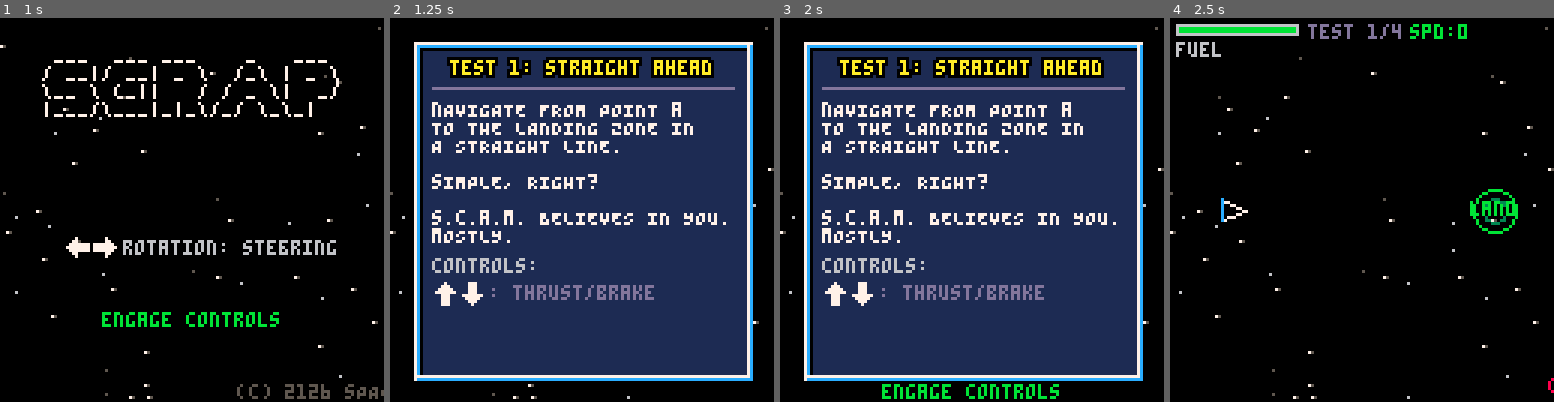
Above: before the commit, frames 1-4 (left to right).
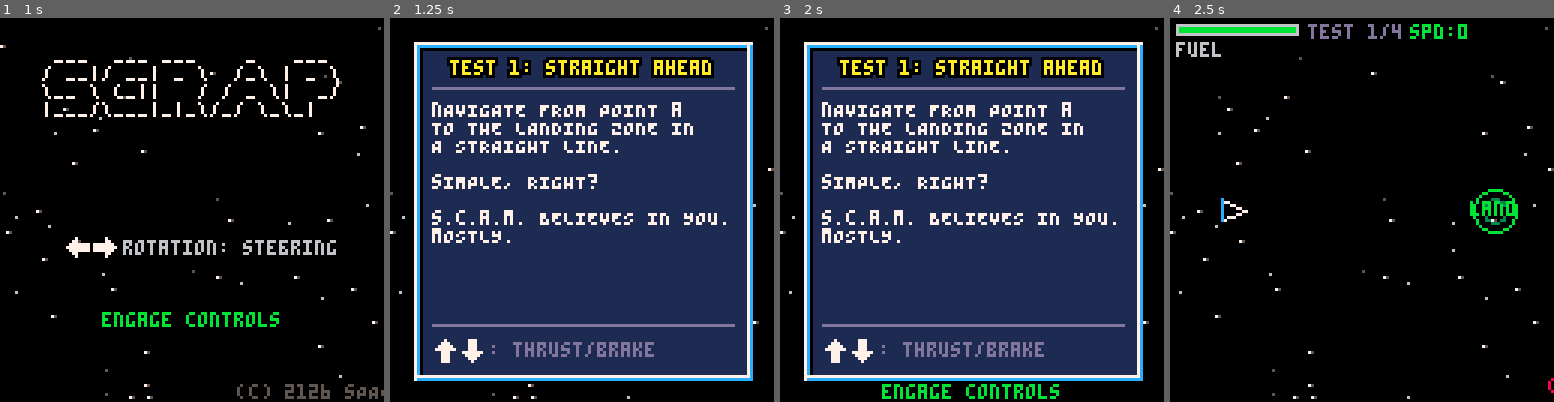
Above: after the commit, the same moments.

Repository: Dhebug/S.C.R.A.P.
Game: PICO-8 cartridge scrap.p8
Two runs of this game, one before a commit and one after it. Both use one fixed random seed, a clock stepped at 60 frames per second and the inputs below.
Inputs:
- Up to frame 1 (1 s): tap X (X key) at 0.33 s; tap O (Z key) at 0.7 s
- Up to frame 2 (1.25 s): tap X (X key) at 1.07 s
- Up to frame 3 (2 s): hold Right from 1.6 s (still down); tap O (Z key) at 1.7 s; tap X (X key) at 1.85 s
- Up to frame 4 (2.5 s): release Right at 2.1 s; tap O (Z key) at 2.1 s; hold Up 2.15-2.42 s; hold Right from 2.47 s (still down)

Frame 1 is identical in both runs. In frame 2, 3.2% of the frame differs, in the area x 10-90%, y 62-90%; in frame 3, 3.2%; in frame 4, nothing differs.

Commit message:
Changed the presentation of the controls on the briefing screen, added some thrusters sounds.

Diff:
--- a/scrap.p8
+++ b/scrap.p8
@@ -55,7 +55,9 @@
   ammo=10,
   cable_out=false,
   cable_tgt=nil,
-  alive=true
+  alive=true,
+  snd_main=false,
+  snd_lat=false
  }
 end
 
@@ -100,6 +102,33 @@
   ship.ang-=rpwr*rdir
   ship.fuel-=0.05
   if reverse_rot then ship.thrust_l=1 else ship.thrust_r=1 end
+ end
+
+ -- main thruster sound (channel 3)
+ local main_thrust=ship.thrust_f==1 or ship.thrust_b==1
+ if main_thrust then
+  if not ship.snd_main then
+   sfx(8,3)
+   ship.snd_main=true
+  end
+ else
+  if ship.snd_main then
+   sfx(-1,3)
+   ship.snd_main=false
+  end
+ end
+ -- lateral thruster sound (channel 2)
+ local lat_thrust=ship.thrust_l==1 or ship.thrust_r==1
+ if lat_thrust then
+  if not ship.snd_lat then
+   sfx(9,2)
+   ship.snd_lat=true
+  end
+ else
+  if ship.snd_lat then
+   sfx(-1,2)
+   ship.snd_lat=false
+  end
  end
 
  -- item cycle (o button)
@@ -260,7 +289,7 @@
   dy=sa*3+ship.dy,
   life=30
  })
- sfx(2)
+ sfx(2,1)
 end
 
 function update_bullets()
@@ -270,6 +299,7 @@
   b.life-=1
   if b.life<=0 then
    del(bullets,b)
+   if #bullets==0 then sfx(-1,1) end
   else
    -- check obstacle collision
    for ob in all(obstacles) do
@@ -278,6 +308,7 @@
     if ddx*ddx+ddy*ddy<ob.r*ob.r then
      ob.hp-=1
      del(bullets,b)
+     if #bullets==0 then sfx(-1,1) end
      if ob.hp<=0 then
       -- destroy obstacle
       for i=1,8 do
@@ -905,12 +936,29 @@
  print("\\__ \\ (_||   / / _ \\|  _/",c)
  print("|___/\\___|_|_\\/_/ \\_\\_|",c)
 
- if intro_timer>80 then
-  print("space cleaning rules",24,36,13)
-  print("and procedures",36,44,13)
-  if intro_timer>160 then
-    print("9TH eDITION",42,51,14)
-   end
+ -- cycle between title info and highscores
+ local show_scores=intro_timer>200 and flr(frame/300)%2==1 and #hi_names>0
+
+ if show_scores then
+  -- show highscores
+  print("NAME  SCORE  LEVEL",24,38,6)
+  line(20,45,108,45,5)
+  for i=1,min(#hi_names,5) do
+   local y=48+(i-1)*10
+   local c=7
+   if i==1 then c=10 end
+   print(hi_names[i],28,y,c)
+   print(tostr(hi_scores[i]),56,y,c)
+   print(tostr(hi_levels[i]).."/"..max_lvl,92,y,c)
+  end
+ else
+  if intro_timer>80 then
+   print("space cleaning rules",24,36,13)
+   print("and procedures",36,44,13)
+   if intro_timer>160 then
+     print("9TH eDITION",42,51,14)
+    end
+  end
  end
 
  if intro_timer>60 then
@@ -956,24 +1004,31 @@
  -- briefing text
  print(lv.brief,14,28,7)
 
- -- controls available
- local cy=80
- print("controls:",14,cy,6)
+ -- controls available (bottom-aligned)
+ local rows=0
+ if lv.has_fwd then rows+=1 end
+ if lv.has_rot then rows+=1 end
+ if lv.has_items then rows+=1 end
+ local sep_y=115-rows*10-3
+ line(14,sep_y,114,sep_y,13)
+ local cy=sep_y+(118-sep_y-rows*10)/2+2
  if lv.has_fwd then
-  spr(0,14,cy+8)
-  spr(1,23,cy+8)
-  print(": thrust/brake",33,cy+9,13)
+  spr(0,14,cy)
+  spr(1,23,cy)
+  print(": thrust/brake",33,cy+1,13)
+  cy+=10
  end
  if lv.has_rot then
-  spr(2,14,cy+18)
-  spr(3,23,cy+18)
-  print(": rotate",33,cy+19,13)
+  spr(2,14,cy)
+  spr(3,23,cy)
+  print(": rotate",33,cy+1,13)
+  cy+=10
  end
  if lv.has_items then
-  spr(4,14,cy+28)
-  print(":cycle",23,cy+29,13)
-  spr(5,52,cy+28)
-  print(":use",61,cy+29,13)
+  spr(4,14,cy)
+  print(":cycle",23,cy+1,13)
+  spr(5,52,cy)
+  print(":use",61,cy+1,13)
  end
 
  if brief_timer>30 and flr(frame/15)%2==0 then
Not shown, changed: the sound effects (__sfx__) section of scrap.p8
Not shown, changed: readme.md
